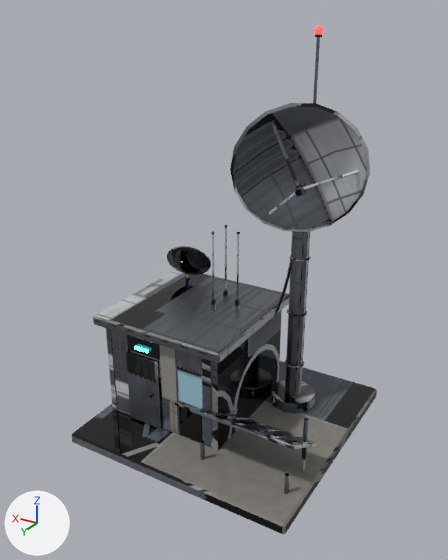
Two versions of the FBX model modelos/planeta_humano/especiales/estacion_comunicaciones/estacion_comunicaciones.fbx, one commit apart.
Before and after are seen from a 50 mm camera at (-1.95, 3.38, 2.81) aimed at (0.02, 0.1, 1.17). Lighting does not change. The marker at lower left points along +X, +Y and +Z. The older version comes first. Where no turn or scale is listed for an object, it has been applied to the vertices.

Objects in the first picture: 'estacion_comunicaciones', 'estacion_comunicaciones_cristal', 'estacion_comunicaciones_parabolica', 'estacion_comunicaciones_puerta' and 2 more.
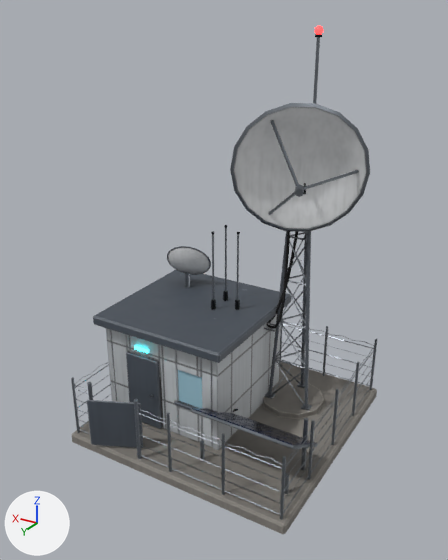
What changed in the scene script:
```text
Change me_estacion_comunicaciones:
    used by ob_estacion_comunicaciones; location = (0.0, 0.0, 0.0)
    remove me_estacion_comunicaciones.from_pydata(...)  # 1098 vertices, 1968 faces; spans x -0.84..0.84, y -0.84..0.84, z 0.0..2.69
    add me_estacion_comunicaciones.from_pydata(...)  # 2285 vertices, 3938 faces; spans x -0.84..0.94, y -0.84..0.87, z 0.0..2.69
    me_estacion_comunicaciones part 2: a new loose piece, a 10-sided cylinder along z spanning x -0.562..-0.11, y -0.574..-0.098, z 0.084..0.126, in mat_estacion_comunicaciones_atlas
    me_estacion_comunicaciones part 3: a new loose piece, a box spanning x -0.517..-0.455, y -0.28..-0.219, z 0.126..0.137, in mat_estacion_comunicaciones_atlas
    me_estacion_comunicaciones part 4: the loose piece of 30 vertices spanning x -0.41..-0.26, y -0.41..-0.26, z 0.41..0.43 is deleted
    me_estacion_comunicaciones part 5: the loose piece of 30 vertices spanning x -0.41..-0.26, y -0.41..-0.26, z 1.25..1.27 is deleted
    me_estacion_comunicaciones part 6: the loose piece of 30 vertices spanning x -0.41..-0.26, y -0.41..-0.26, z 0.83..0.85 is deleted
    me_estacion_comunicaciones part 7: 39 vertices removed from x -0.5..-0.18, y -0.5..-0.17, z 0.08..1.74; 1252 vertices added at x -0.81..0.94, y -0.81..0.87, z 0.08..1.74
    me_estacion_comunicaciones part 8: 1716 kept faces spanning x -0.84..0.84, y -0.84..0.84, z 0.0..2.69 get new texture (UV) coordinates
    other edits to the shape of me_estacion_comunicaciones do not show in these pictures
Change me_estacion_comunicaciones_puerta:
    where me_estacion_comunicaciones_puerta.from_pydata(...)  # 36 vertices, 64 faces; spans x -0.288..-0.014, y 0.0..0.059, z 0.006..0.554
    used by ob_estacion_comunicaciones_puerta; location = (0.602, 0.454, 0.084)
    me_estacion_comunicaciones_puerta part 1: texture (UV) coordinates of 64 of 64 faces, centred in x -0.288..-0.014, y 0.0..0.059, z 0.006..0.554, changed; they spanned u 0.14..0.94, v 0.08..0.98 and now span u 0.6..0.99, v 0.27..0.99
Change me_estacion_comunicaciones_parabolica:
    where me_estacion_comunicaciones_parabolica.from_pydata(...)  # 234 vertices, 440 faces; spans x -0.445..0.34, y -0.09..0.488, z -0.245..0.594
    used by ob_estacion_comunicaciones_parabolica; location = (-0.336, -0.336, 1.736)
    me_estacion_comunicaciones_parabolica part 9: 440 kept faces spanning x -0.445..0.34, y -0.09..0.488, z -0.245..0.594 get new texture (UV) coordinates
```

Changed parts and their boxes [x1, y1, x2, y2] in the pictures (448 x 560 px):
'estacion_comunicaciones', reshaped
    before: [72, 34, 377, 534]
    after: [71, 34, 377, 534]
part 1 of me_estacion_comunicaciones_puerta, surface changed (lighter)
    both: [126, 351, 162, 429]
part 2 of me_estacion_comunicaciones, added
    after: [263, 379, 324, 419]
part 3 of me_estacion_comunicaciones, added
    after: [301, 403, 312, 411]
part 4 of me_estacion_comunicaciones, deleted
    before: [285, 360, 304, 368]
part 5 of me_estacion_comunicaciones, deleted
    before: [289, 255, 311, 262]
part 6 of me_estacion_comunicaciones, deleted
    before: [287, 309, 307, 317]
part 7 of me_estacion_comunicaciones, built on
    before: [271, 231, 315, 414]
    after: [71, 231, 377, 520]
part 8 of me_estacion_comunicaciones, surface changed
    both: [72, 34, 377, 534]
part 9 of me_estacion_comunicaciones_parabolica, surface changed (lighter)
    both: [230, 103, 370, 232]
